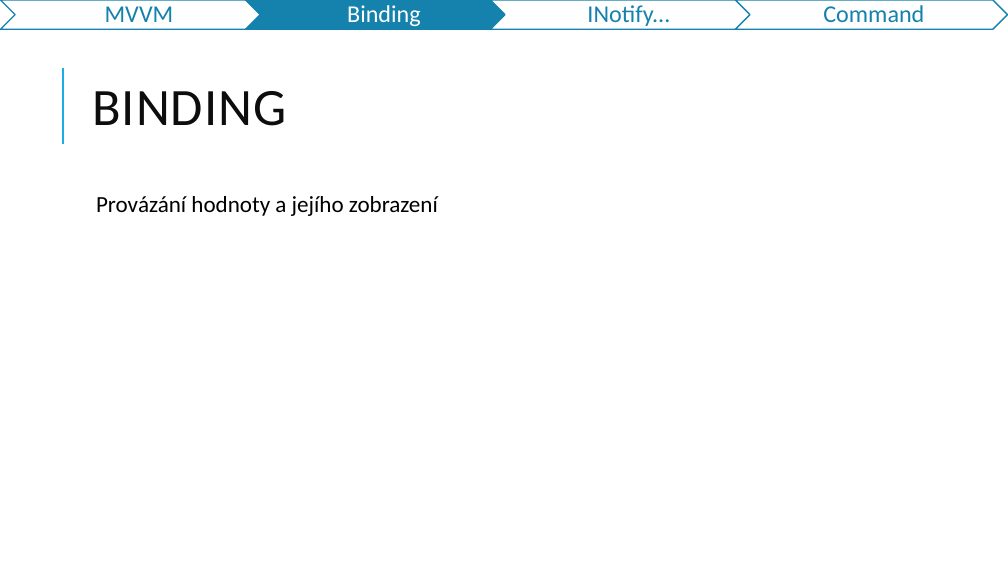
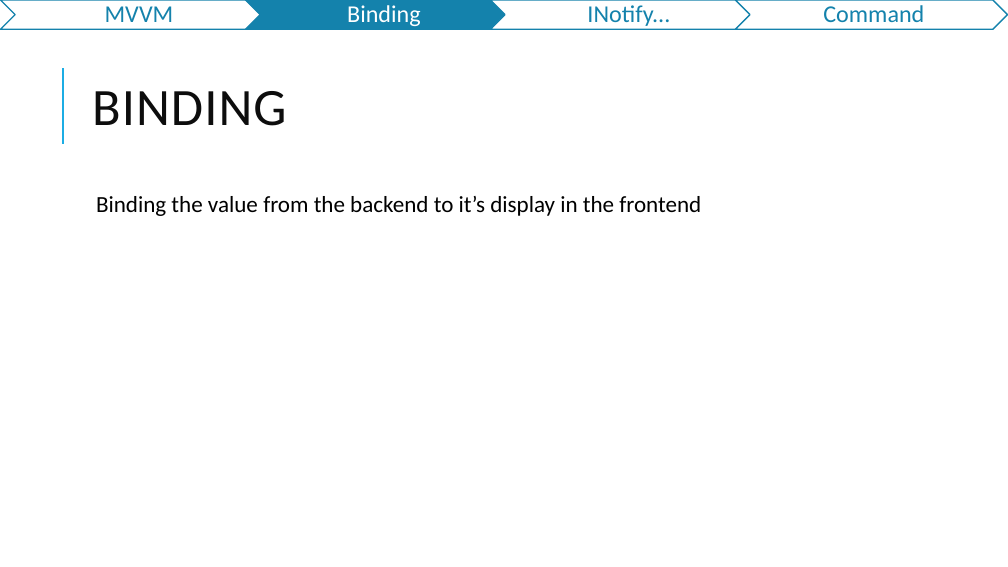
Before and after one commit to jasho/pv239-maui, a slide deck: slide 6 of 03_MVVM/PV239-Xamarin-03_MVVM.pptx. Drawn at 1008x567 pixels with LibreOffice and Linux fonts; fonts in the diff are those of the drawing. Boxes give left, top, right and bottom in pixels: in the first picture for what was removed or moved away, otherwise in the second. Text is boxed around its words. In the diff, an @@ line names an element or a change of style, - is before the commit and + after.

```diff
--- a/03_MVVM/PV239-Xamarin-03_MVVM.pptx
+++ b/03_MVVM/PV239-Xamarin-03_MVVM.pptx
@@ text at (96,196,701,216): text changed @@
-  Provázání hodnoty a jejího zobrazení
+  Binding the value from the backend to it’s display in the frontend
```
Also in this commit, not shown: 16 other slides changed, 6 slides added, 9 slides removed.
